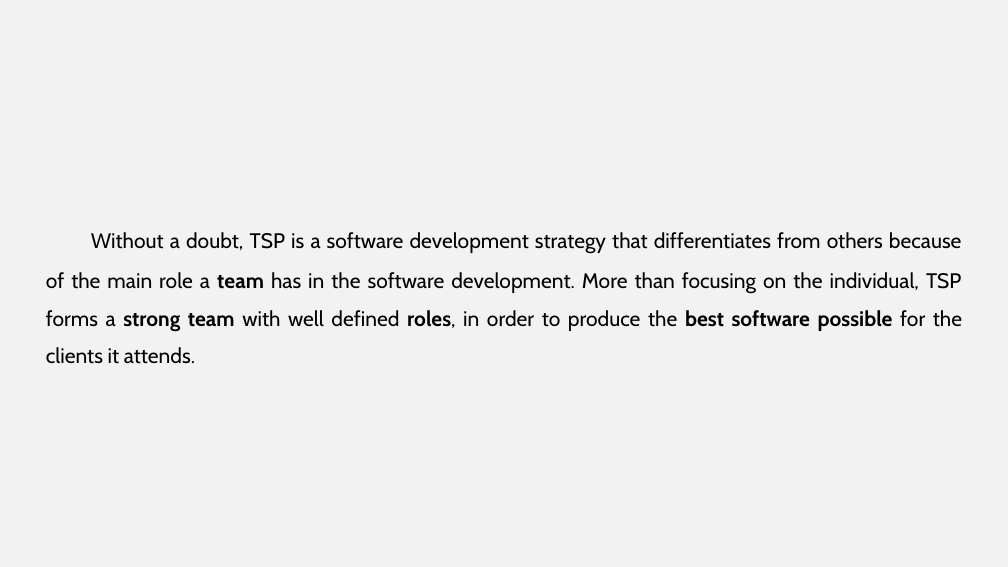
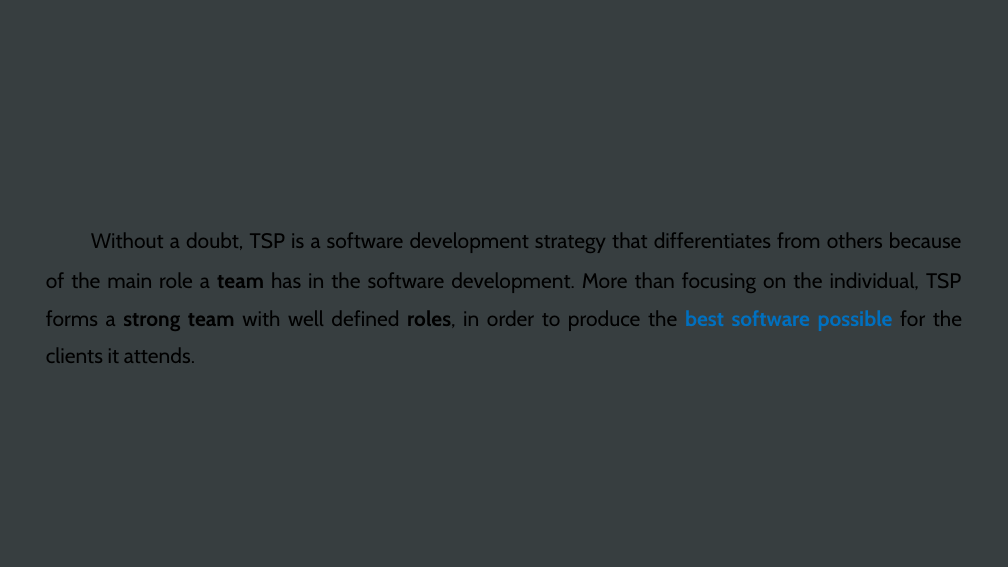
Before and after one commit to eduardamsc/FEUP-ESOF, a slide deck: slide 10 of Slide deck.pptx. Drawn at 1008x567 pixels with LibreOffice and Linux fonts; fonts in the diff are those of the drawing. Boxes give left, top, right and bottom in pixels: in the first picture for what was removed or moved away, otherwise in the second. Text is boxed around its words. In the diff, an @@ line names an element or a change of style, - is before the commit and + after.

Commit message:
mudança design

```diff
--- a/Slide deck.pptx
+++ b/Slide deck.pptx
@@ background #F2F2F2 to #383E40 @@
@@ text "Without a doubt, TSP is ..." at (46,232,962,363): text colour #000000 to #0070C0 in "best software possible" @@
```
Also in this commit, not shown: 9 other slides changed.
